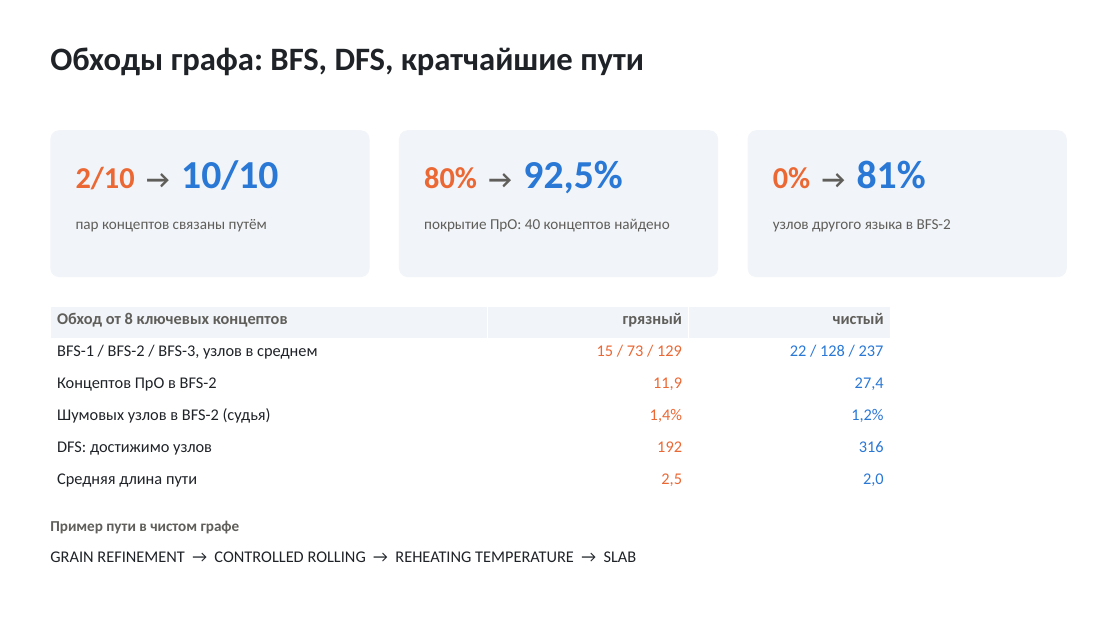
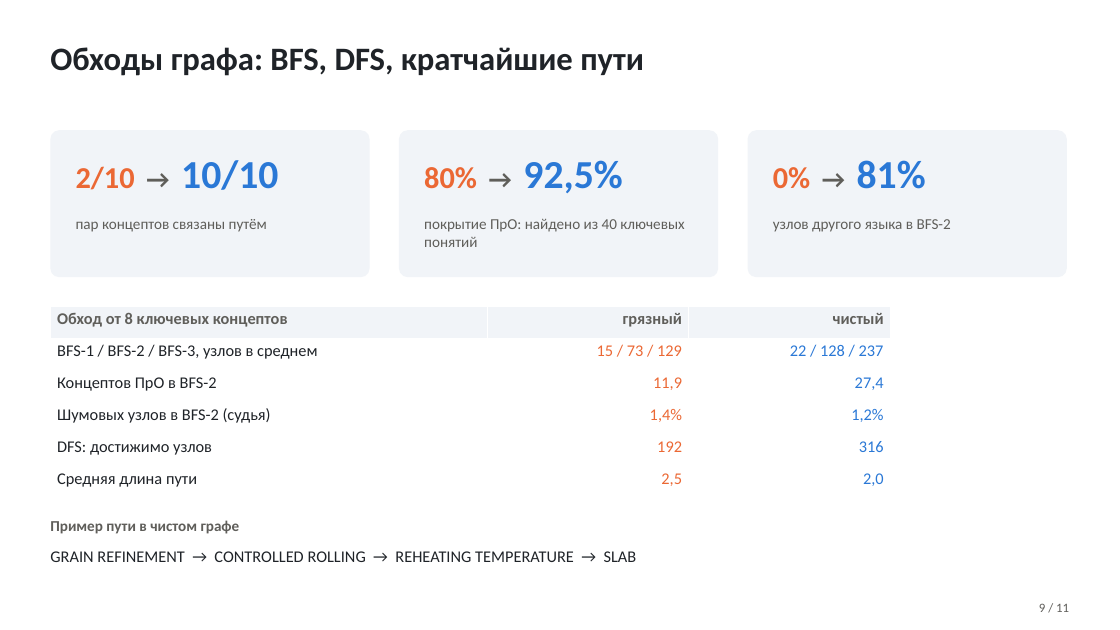
Before and after one commit to TeaDove/mam-26-1, a slide deck: slide 9 of 1-graph/lab-2/results/presentation.pptx. Drawn at 1120x630 pixels with LibreOffice and Linux fonts; fonts in the diff are those of the drawing. Boxes give left, top, right and bottom in pixels: in the first picture for what was removed or moved away, otherwise in the second. Text is boxed around its words. In the diff, an @@ line names an element or a change of style, - is before the commit and + after.

```diff
--- a/1-graph/lab-2/results/presentation.pptx
+++ b/1-graph/lab-2/results/presentation.pptx
@@ text at bbox=[424, 219, 684, 247]: text changed @@
-покрытие ПрО: 40 концептов найдено
+покрытие ПрО: найдено из 40 ключевых понятий
@@ text added at bbox=[1039, 603, 1069, 612], 11 pt, text #5F5E5A @@
+9 / 11
```
Also in this commit, not shown: 10 other slides changed, 1 other file.
